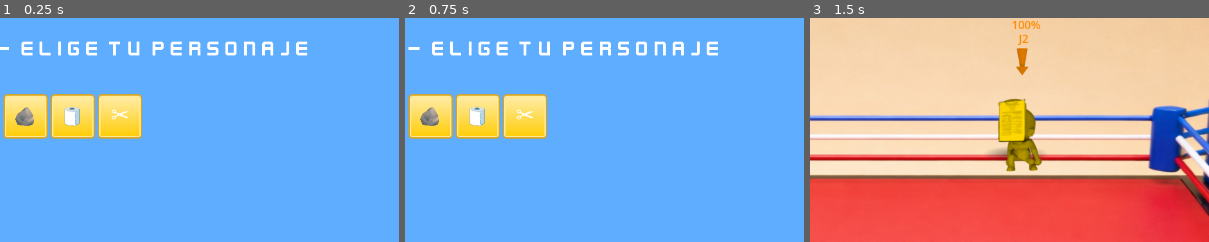
Above: before the commit, frames 1-3 (left to right).
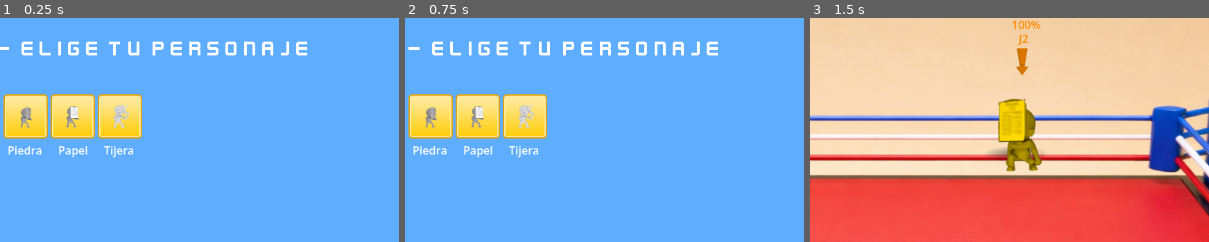
Above: after the commit, the same moments.

Repository: Pablo-Gallina/lucha
Game: Godot game, scene res://scenes/select/character_select.tscn
Same seed, same stepped clock (60 frames per second), same inputs: the game is played once before the commit and once after it.
Inputs (mouse positions are % of the whole screen's width and height, from its top left):
- Up to frame 1 (0.25 s): no input
- Up to frame 2 (0.75 s): click (44, 52) at 0.5 s
- Up to frame 3 (1.5 s): click (50, 52) at 1.25 s
The pictures show only the part of the screen within x 41-91%, y 30-80%; the shares and areas given below are measured in that part.

The runs differ from the first frame. In frame 1, 1.3% of the frame differs, in the area x 2-34%, y 38-63%; in frame 2, 1.3%; in frame 3, nothing differs.

Commit message:
change chose character

Diff:
--- a/scenes/select/character_select.tscn
+++ b/scenes/select/character_select.tscn
@@ -3,6 +3,9 @@
 [ext_resource type="Script" uid="uid://cvyujuuwo3rrs" path="res://scenes/select/character_select.gd" id="1_h00ua"]
 [ext_resource type="FontFile" uid="uid://clop1efxifi2c" path="res://assets/fonts/Kenney Future Narrow.ttf" id="2_atak5"]
 [ext_resource type="Texture2D" uid="uid://clklbriefqpwf" path="res://assets/sprites/ui/buttons/button_square_gradient.svg" id="2_d7n3n"]
+[ext_resource type="Texture2D" uid="uid://xtro0jr1hp5q" path="res://assets/sprites/rock/idle/0001.png" id="4_b4ck1"]
+[ext_resource type="Texture2D" uid="uid://de0xfi4k2qfkl" path="res://assets/sprites/paper/idle/0004.png" id="5_x6niw"]
+[ext_resource type="Texture2D" uid="uid://men5jk880ro" path="res://assets/sprites/scisors/idle/0001.png" id="6_rvgmk"]
 
 [sub_resource type="LabelSettings" id="LabelSettings_yw78s"]
 font = ExtResource("2_atak5")
@@ -44,34 +47,28 @@
 layout_mode = 2
 texture_normal = SubResource("AtlasTexture_atak5")
 
-[node name="Label" type="Label" parent="HBoxContainer/BtnRock" unique_id=167676299]
-layout_mode = 0
-offset_left = 1.0
-offset_top = -2.0
-offset_right = 61.0
-offset_bottom = 60.0
-theme_override_font_sizes/font_size = 32
-text = "🪨"
-horizontal_alignment = 1
-vertical_alignment = 1
+[node name="Sprite2D" type="Sprite2D" parent="HBoxContainer/BtnRock" unique_id=1517252226]
+position = Vector2(33, 32)
+scale = Vector2(0.25, 0.25)
+texture = ExtResource("4_b4ck1")
 
 [node name="BtnPaper" type="TextureButton" parent="HBoxContainer" unique_id=1692419846]
 layout_mode = 2
 texture_normal = SubResource("AtlasTexture_yw78s")
 
-[node name="Label" type="Label" parent="HBoxContainer/BtnPaper" unique_id=397457521]
-layout_mode = 0
-offset_top = -3.0
-offset_right = 63.0
-offset_bottom = 61.0
-theme_override_font_sizes/font_size = 32
-text = "🧻"
-horizontal_alignment = 1
-vertical_alignment = 1
+[node name="Sprite2D" type="Sprite2D" parent="HBoxContainer/BtnPaper" unique_id=1290961821]
+position = Vector2(32, 31)
+scale = Vector2(0.265625, 0.265625)
+texture = ExtResource("5_x6niw")
 
 [node name="BtnScissors" type="TextureButton" parent="HBoxContainer" unique_id=2120666004]
 layout_mode = 2
 texture_normal = SubResource("AtlasTexture_d7n3n")
+
+[node name="Sprite2D2" type="Sprite2D" parent="HBoxContainer/BtnScissors" unique_id=765896472]
+position = Vector2(33, 30)
+scale = Vector2(0.296875, 0.296875)
+texture = ExtResource("6_rvgmk")
 
 [node name="Label" type="Label" parent="HBoxContainer/BtnScissors" unique_id=1603886220]
 layout_mode = 0
@@ -80,6 +77,29 @@
 offset_right = 64.0
 offset_bottom = 61.0
 theme_override_font_sizes/font_size = 32
-text = "✂️"
 horizontal_alignment = 1
 vertical_alignment = 1
+
+[node name="Label2" type="Label" parent="." unique_id=996143032]
+layout_mode = 0
+offset_left = 481.0
+offset_top = 371.0
+offset_right = 531.0
+offset_bottom = 394.0
+text = "Piedra"
+
+[node name="Label3" type="Label" parent="." unique_id=1113848235]
+layout_mode = 0
+offset_left = 554.0
+offset_top = 371.0
+offset_right = 604.0
+offset_bottom = 394.0
+text = "Papel"
+
+[node name="Label4" type="Label" parent="." unique_id=723179614]
+layout_mode = 0
+offset_left = 620.0
+offset_top = 371.0
+offset_right = 670.0
+offset_bottom = 394.0
+text = "Tijera"
